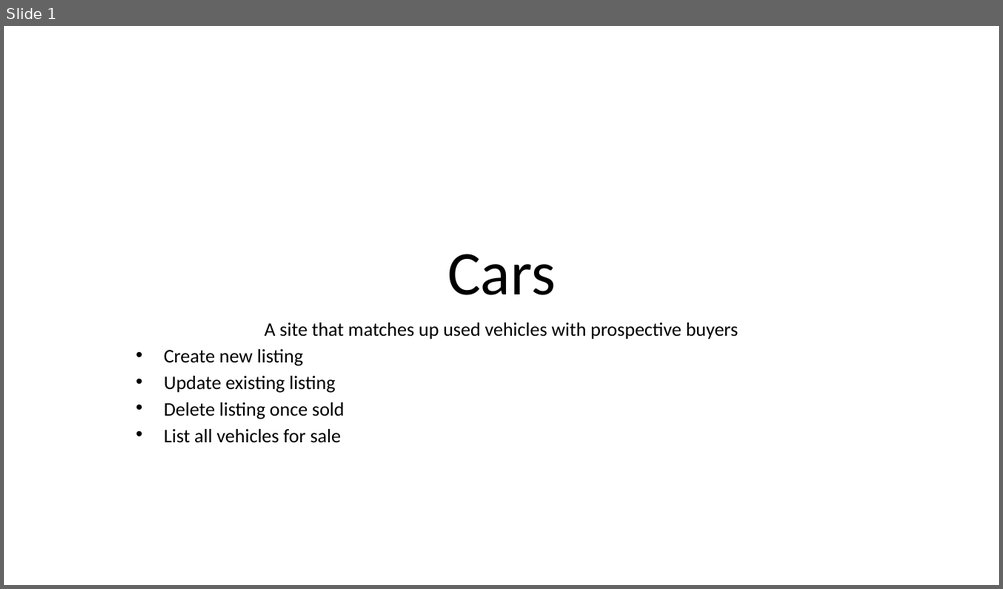
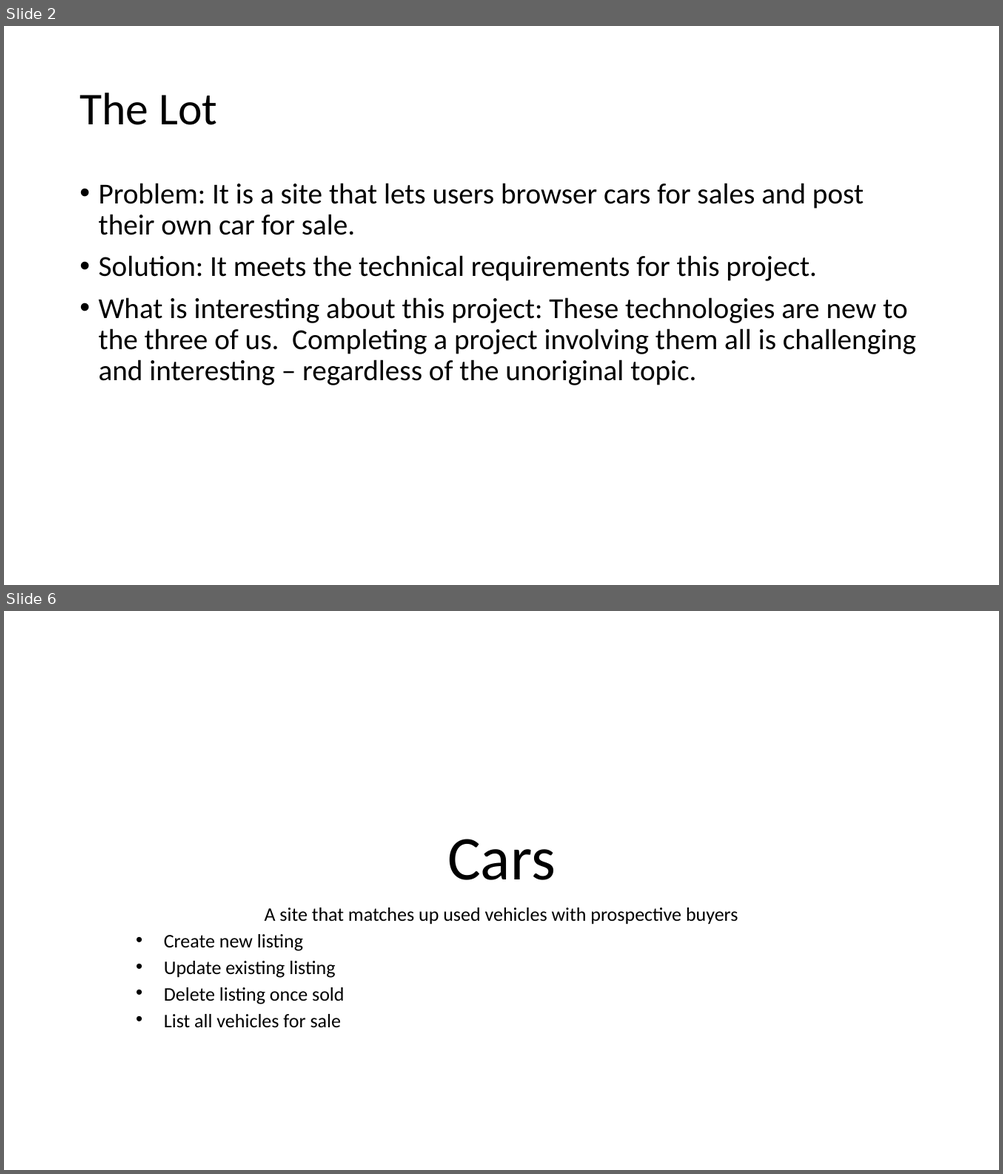
Before and after one commit to keira-mclean/capstone-cjk-be, a slide deck: Capstone3_CJK.pptx. Shown one above the other, each under a label of ours: slide 1 before the commit, slides 2 and 6 after it; the slides between them are not shown. The pictures are 1003x589 and 1003x1174 pixels, drawn with LibreOffice and Linux fonts; fonts in the diff are those of the drawing. Boxes give left, top, right and bottom in pixels: in the first picture for what was removed or moved away, otherwise in the second. Text is boxed around its words. In the diff, an @@ line names an element or a change of style, - is before the commit and + after.

Commit message:
PPT Update

```diff
--- a/Capstone3_CJK.pptx
+++ b/Capstone3_CJK.pptx
@@ slide 2 added at [4,26,999,585], background #FFFFFF @@
@@ title added at [79,93,217,125], 44 pt, text #000000 @@
+The Lot
@@ text added at [99,183,916,386], 28 pt, text #000000 @@
+• Problem: It is a site that lets users browser cars for sales and post their own car for sale.
+• Solution: It meets the technical requirements for this project.
+• What is interesting about this project: These technologies are new to the three of us. Completing a project involving them all is challenging and interesting – regardless of the unoriginal topic.
@@ what was slide 1 is now slide 6 @@
```
Also in this commit, not shown: 1 slide changed, 3 other slides added.
